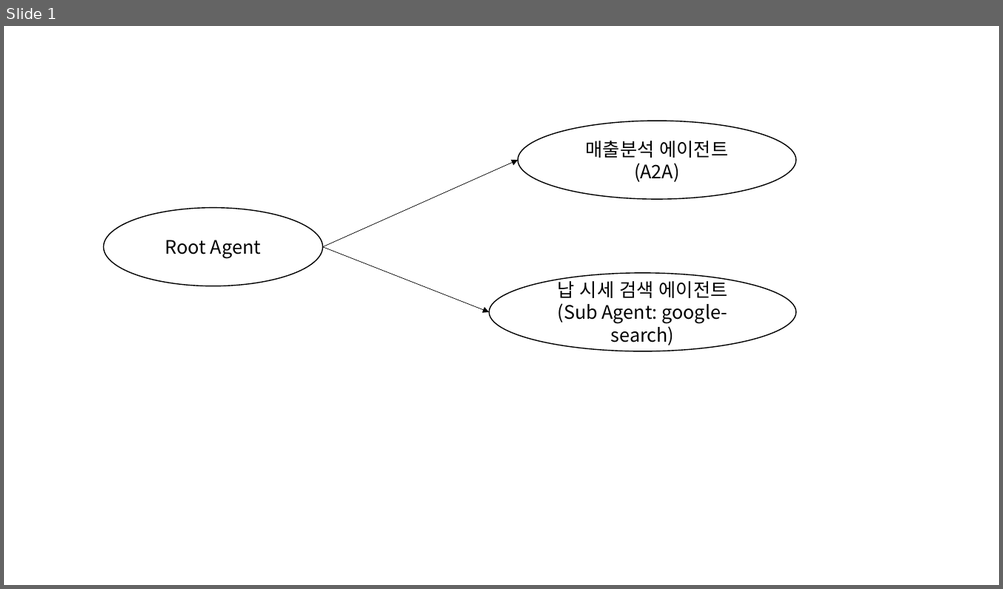
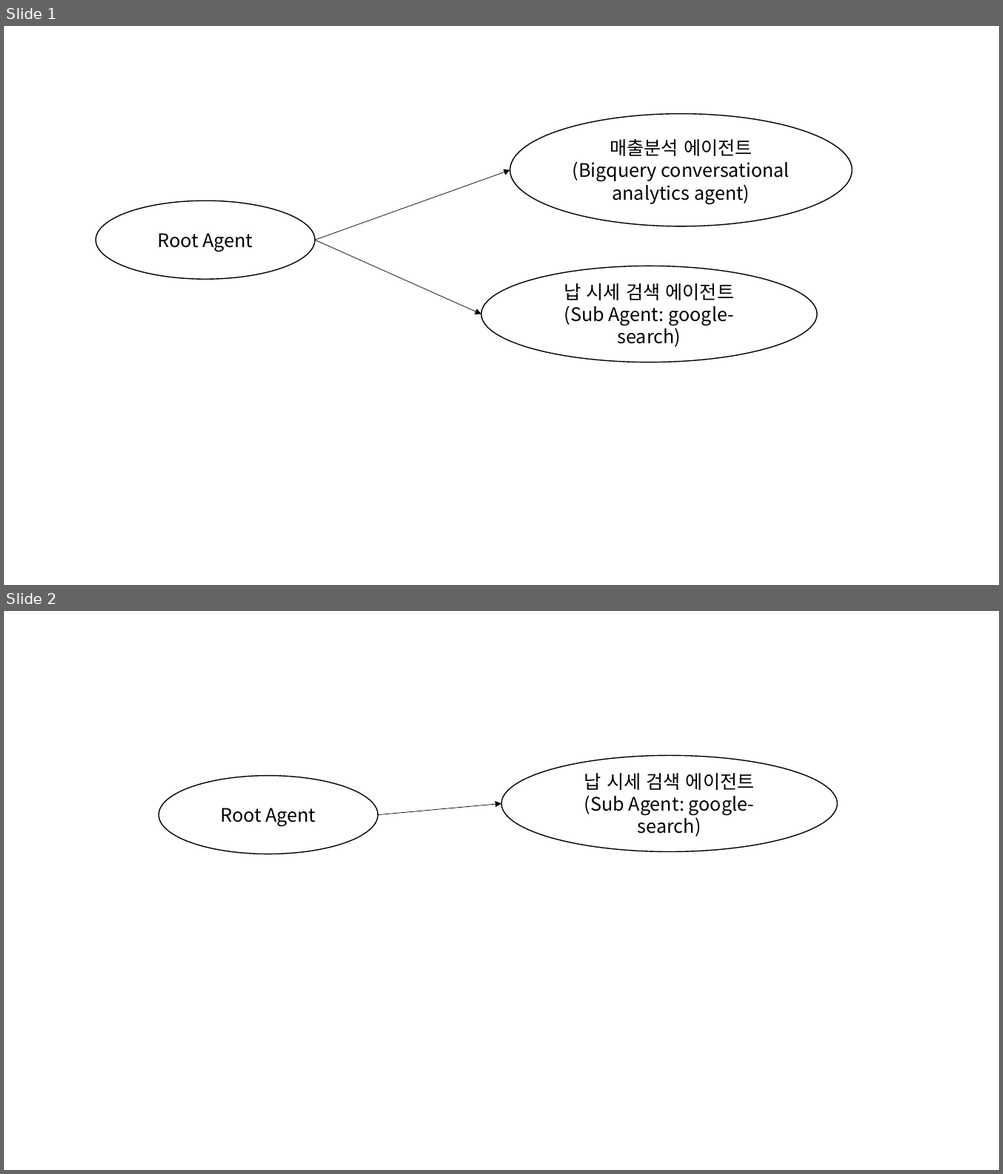
Before and after one commit to ilseokoh/antigravity-vibe-coding-hands-on, a slide deck: docs/Agent 구조.pptx. Shown one above the other, each under a label of ours: slide 1 before the commit, slides 1 and 2 after it. The pictures are 1003x589 and 1003x1174 pixels, drawn with LibreOffice and Linux fonts; fonts in the diff are those of the drawing. Boxes give left, top, right and bottom in pixels: in the first picture for what was removed or moved away, otherwise in the second. Text is boxed around its words. In the diff, an @@ line names an element or a change of style, - is before the commit and + after.

```diff
--- a/docs/Agent 구조.pptx
+++ b/docs/Agent 구조.pptx
@@ slide 2 added at (x1=4, y1=611, x2=999, y2=1170), background #FFFFFF @@
@@ ellipse added at (x1=502, y1=756, x2=837, y2=852), fill #FFFFFF, outline #000000 1 pt, 18 pt, text #000000 @@
+납 시세 검색 에이전트
+(Sub Agent: google-search)
@@ ellipse added at (x1=159, y1=776, x2=378, y2=854), fill #FFFFFF, outline #000000 1 pt, 18 pt, text #000000 @@
+Root Agent
@@ arrow added from (378, 815) to (502, 803), #000000 0.5 pt @@
@@ slide 1 changed as well @@
@@ ellipse "매출분석 에이전트 (Bigquery conversational analytics ..." resized from (x1=518, y1=121, x2=797, y2=199) to (x1=510, y1=114, x2=851, y2=227) @@
@@ text in ellipse at (x1=572, y1=139, x2=790, y2=204): text changed @@
-매출분석 에이전트
-(A2A)
+매출분석 에이전트
+(Bigquery conversational analytics agent)
@@ arrow moved from (323, 247) - (518, 160) to (315, 240) - (510, 170) @@
@@ ellipse "Root Agent" moved from (x1=103, y1=208, x2=323, y2=286) to (x1=96, y1=201, x2=315, y2=279) @@
@@ arrow moved from (323, 247) - (489, 312) to (315, 240) - (481, 314) @@
@@ ellipse "납 시세 검색 에이전트 (Sub ..." resized from (x1=489, y1=273, x2=796, y2=352) to (x1=481, y1=266, x2=817, y2=363) @@
```
Also in this commit, not shown: 4 other files.
